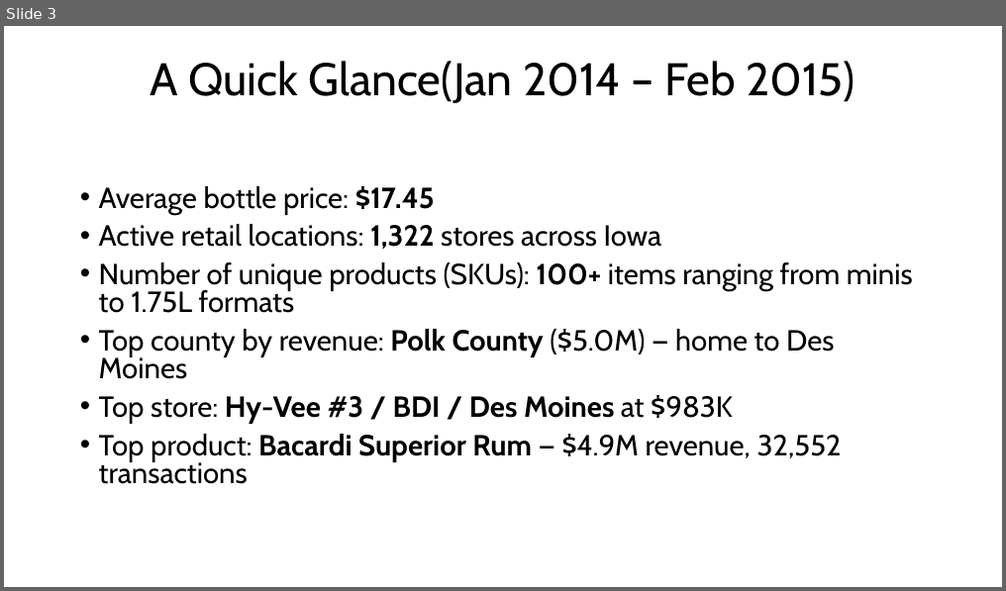
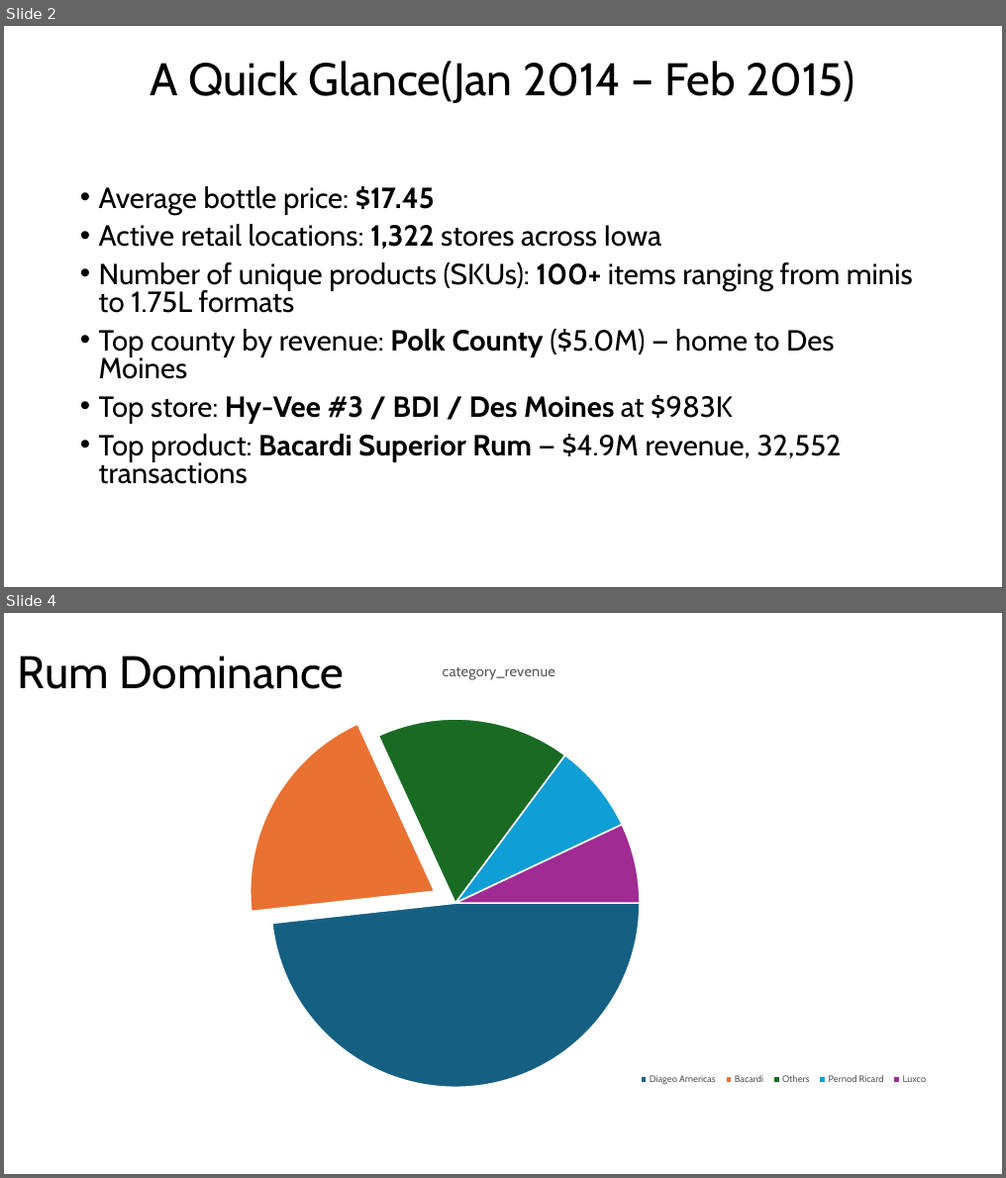
Before and after one commit to OKRR66/data-analytics, a slide deck: week-04/Bacardi_Analysis.odp. Shown one above the other, each under a label of ours: slide 3 before the commit, slides 2 and 4 after it; the slides between them are not shown. The pictures are 1006x591 and 1006x1178 pixels, drawn with LibreOffice and Linux fonts; fonts in the diff are those of the drawing. Boxes give left, top, right and bottom in pixels: in the first picture for what was removed or moved away, otherwise in the second. Text is boxed around its words. In the diff, an @@ line names an element or a change of style, - is before the commit and + after.

```diff
--- a/week-04/Bacardi_Analysis.odp
+++ b/week-04/Bacardi_Analysis.odp
@@ slide 4 added at [4,613,1002,1174], background #FFFFFF @@
@@ title added at [18,656,344,689], 44 pt, text #000000 @@
+Rum Dominance
@@ pie chart added at [64,645,934,1122] @@
+title "category_revenue"
+categories: Diageo Americas, Bacardi, Others, Pernod Ricard, Luxco
+category_revenue: 48, 20, 17, 8, 7
@@ what was slide 3 is now slide 2 @@
```
Also in this commit, not shown: 1 slide changed, 8 other slides added, 1 slide removed, 15 other files.
